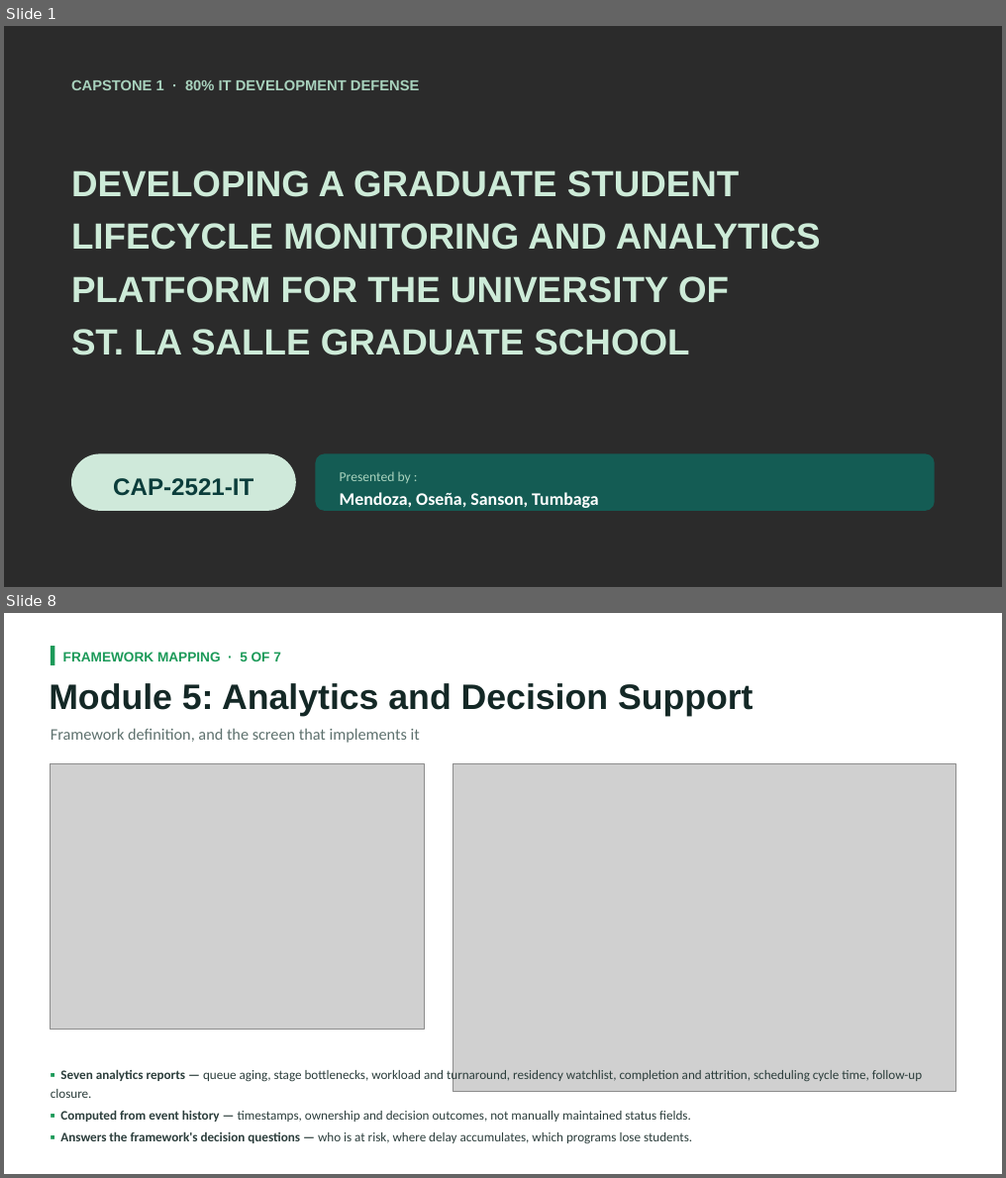
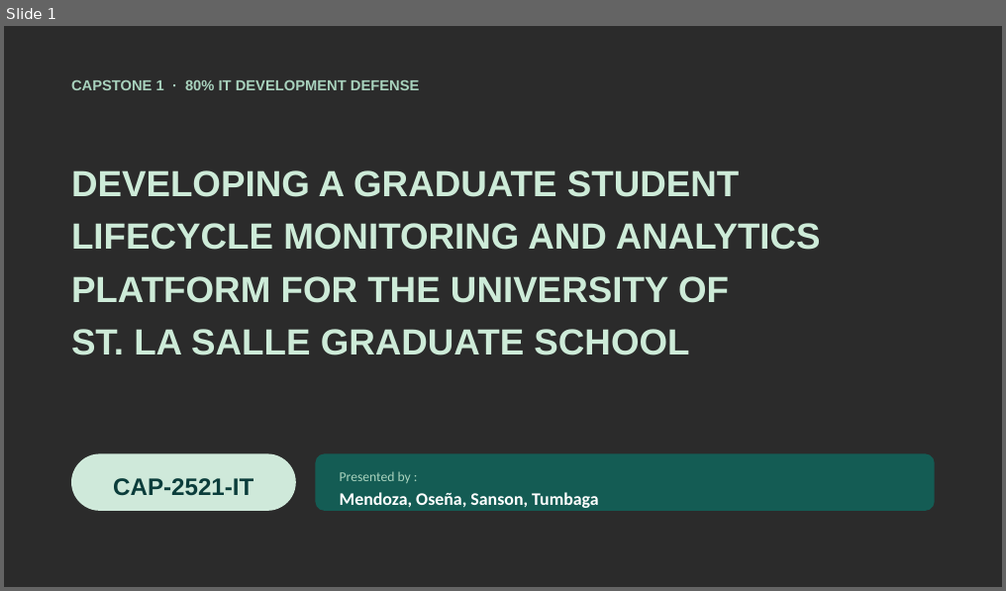
Before and after one commit to miguisanson/CAPSTONE-USLS-MVP, a slide deck: Documents/CAPSTONE_ONLY/CAP-IT1 Defense Deck.pptx. Shown one above the other, each under a label of ours: slides 1 and 8 before the commit, slide 1 after it; the slides between them are not shown. The pictures are 1006x1178 and 1006x591 pixels, drawn with LibreOffice and Linux fonts; fonts in the diff are those of the drawing; grey boxes stand for pictures; background and template pictures are left out; a plain dark background stands for a picture behind light text. Boxes give left, top, right and bottom in pixels: in the first picture for what was removed or moved away, otherwise in the second. Text is boxed around its words. In the diff, an @@ line names an element or a change of style, - is before the commit and + after.

```diff
--- a/Documents/CAPSTONE_ONLY/CAP-IT1 Defense Deck.pptx
+++ b/Documents/CAPSTONE_ONLY/CAP-IT1 Defense Deck.pptx
@@ slide 8 removed at [4,613,1002,1174], background picture (left out) @@
@@ rectangle removed at [51,646,54,665] @@
@@ text removed at [63,652,281,662] @@
-FRAMEWORK MAPPING · 5 OF 7
@@ text removed at [49,683,753,716] @@
-Module 5: Analytics and Decision Support
@@ text removed at [51,728,420,743] @@
-Framework definition, and the screen that implements it
@@ picture removed at [51,764,425,1029] @@
@@ picture removed at [453,764,956,1091] @@
@@ text removed at [51,1068,922,1145] @@
-▪ Seven analytics reports — queue aging, stage bottlenecks, workload and turnaround, residency watchlist, completion and attrition, scheduling cycle time, follow-up closure.
-▪ Computed from event history — timestamps, ownership and decision outcomes, not manually maintained status fields.
-▪ Answers the framework's decision questions — who is at risk, where delay accumulates, which programs lose students.
```
Also in this commit, not shown: 6 slides changed, 2 slides added, 13 other slides removed, 7 other files.
